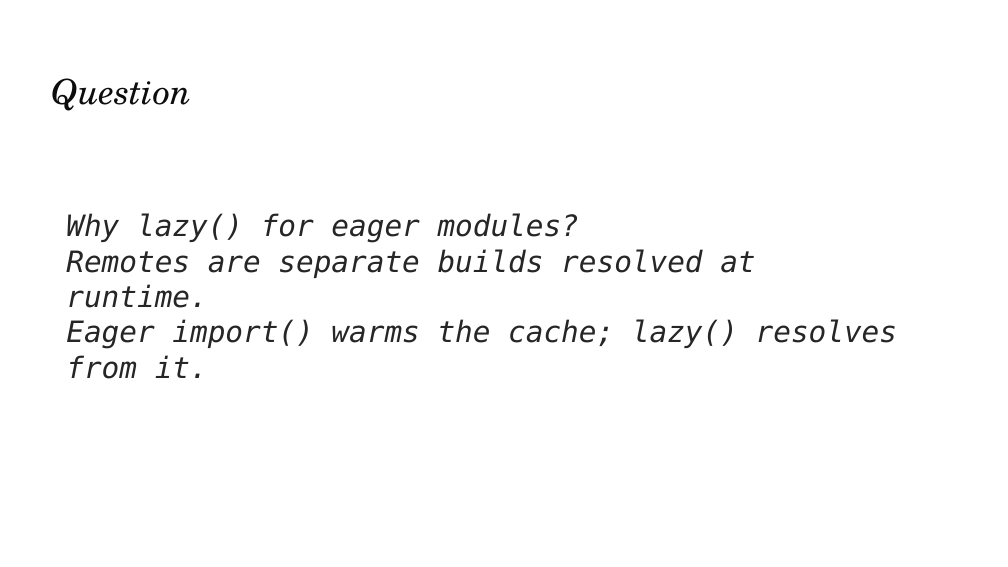
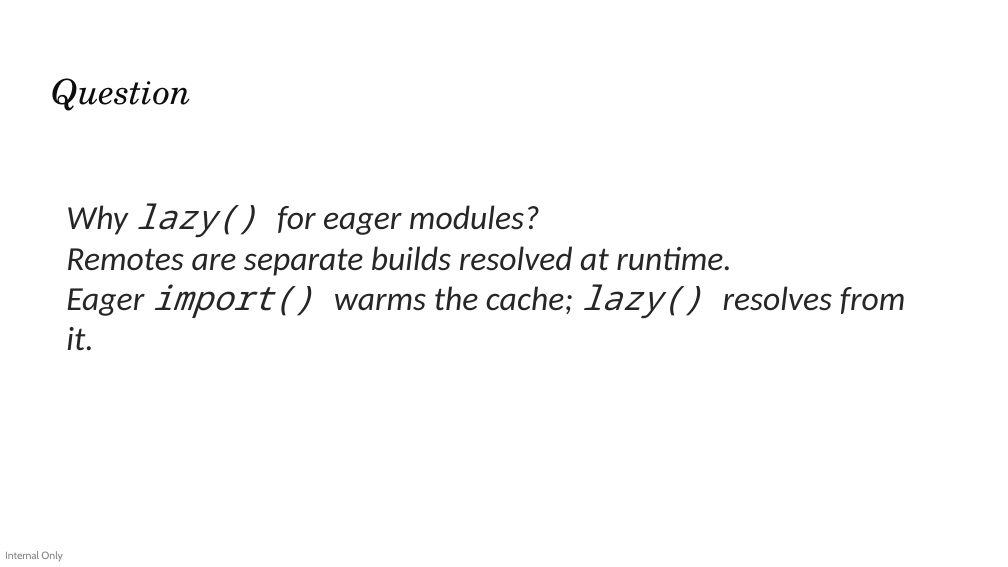
Before and after one commit to devlinduldulao/module-federation-demo, a slide deck: slide 23 of presentation/module-federation.pptx (slide 24 before the commit). Drawn at 1008x567 pixels with LibreOffice and Linux fonts; fonts in the diff are those of the drawing. Boxes give left, top, right and bottom in pixels: in the first picture for what was removed or moved away, otherwise in the second. Text is boxed around its words. In the diff, an @@ line names an element or a change of style, - is before the commit and + after.

```diff
--- a/presentation/module-federation.pptx
+++ b/presentation/module-federation.pptx
@@ text "Why lazy() for eager modules?": place and size @@
-text "Why lazy() for eager modules?" at (66, 213, 897, 379)
+text "Why lazy() for eager modules?" at (66, 203, 906, 351)
@@ text "Why lazy() for eager modules?" at (66, 203, 906, 351): size 28 to 32 pt; font DejaVu Sans Mono to Calibri in "Why for eager modules?", "Remotes are separate builds resolved at runtime.", "Eager warms the cache; resolves from it."; font DejaVu Sans Mono to Noto Sans Mono in "lazy()", "import() lazy()" @@
@@ text added at (5, 551, 63, 562), 10 pt, text #000000 at 50% opacity @@
+Internal Only
```
Also in this commit, not shown: 24 other slides changed, 9 slides added, 12 slides removed.
